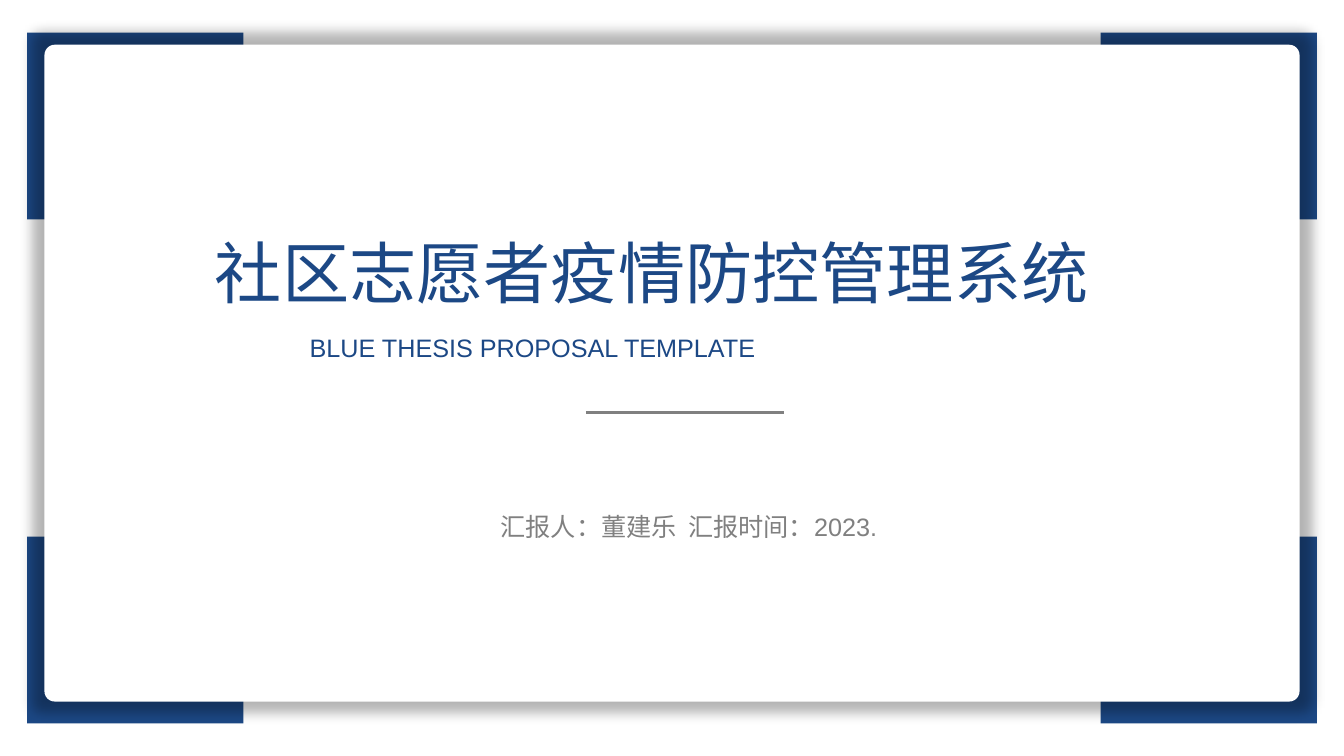
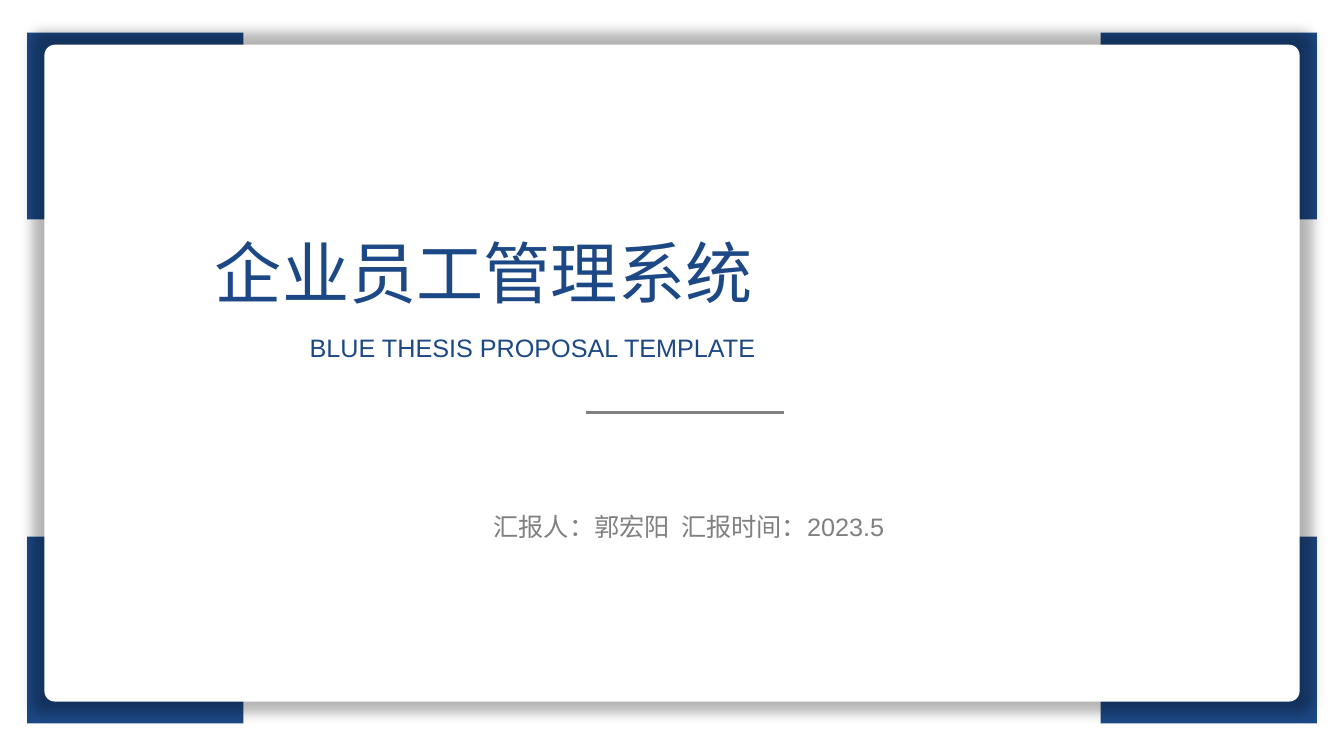
Before and after one commit to liushaoyi1996/lunwen, a slide deck: slide 1 of PPT/yuangong.pptx. Drawn at 1344x756 pixels with LibreOffice and Linux fonts; fonts in the diff are those of the drawing. Boxes give left, top, right and bottom in pixels: in the first picture for what was removed or moved away, otherwise in the second. Text is boxed around its words. In the diff, an @@ line names an element or a change of style, - is before the commit and + after.

```diff
--- a/PPT/yuangong.pptx
+++ b/PPT/yuangong.pptx
@@ text at <box>215,241,752,304</box>: text changed @@
-社区志愿者疫情防控管理系统
+企业员工管理系统
@@ text at <box>493,515,884,538</box>: text changed @@
-汇报人：董建乐 汇报时间：2023.
+汇报人：郭宏阳 汇报时间：2023.5
```
Also in this commit, not shown: 6 other slides changed, 3 slides added, 4 slides removed, 2 other files.
